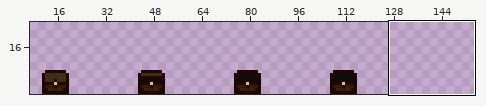
A sprite sheet gets an edit: SkeletonSlayerUnity/Assets/ASSETS_ROOT/assets/wood-treasure/wood-treasure.png. Above: a wide view before the commit, with the close-up outlined.
Close-up. The starting point:
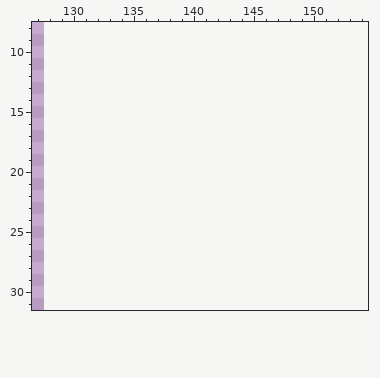
The file is 128x32 pixels. Shown: x 127..154, y 8..31. The old version is drawn lined up with the new one, on the new canvas. The wide view leaves out empty margins.
The same view after the edit:
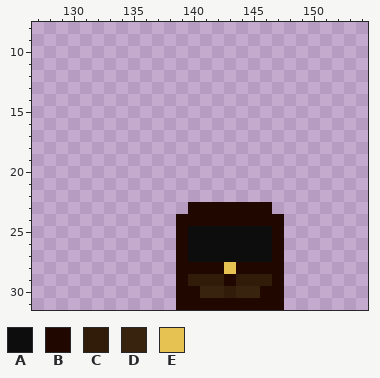
Palette (. is transparent): A #0d0d0d  B #200800  C #301c08  D #38230f  E #e6c252
Diff:
canvas 128x32 -> 160x32
Colour A is added in rows 25 to 27 at x 140 to 146.
Colour B is added in row 23 at x 140 to 146; in row 24 at x 139 to 147; in rows 25 to 27 at x 139 and 147; in row 28 at x 139 to 142 and 144 to 147; in row 29 at x 139, 143 and 147; in row 30 at x 139 to 140 and 146 to 147.
Colour B is added in row 31 at x 139 to 147.
Colour C is added in row 29 at x 140 to 142 and 144 to 146; in row 30 at x 143.
Colour D is added in row 30 at x 141 to 142 and 144 to 145.
Colour E is added in row 28 at x 143.
